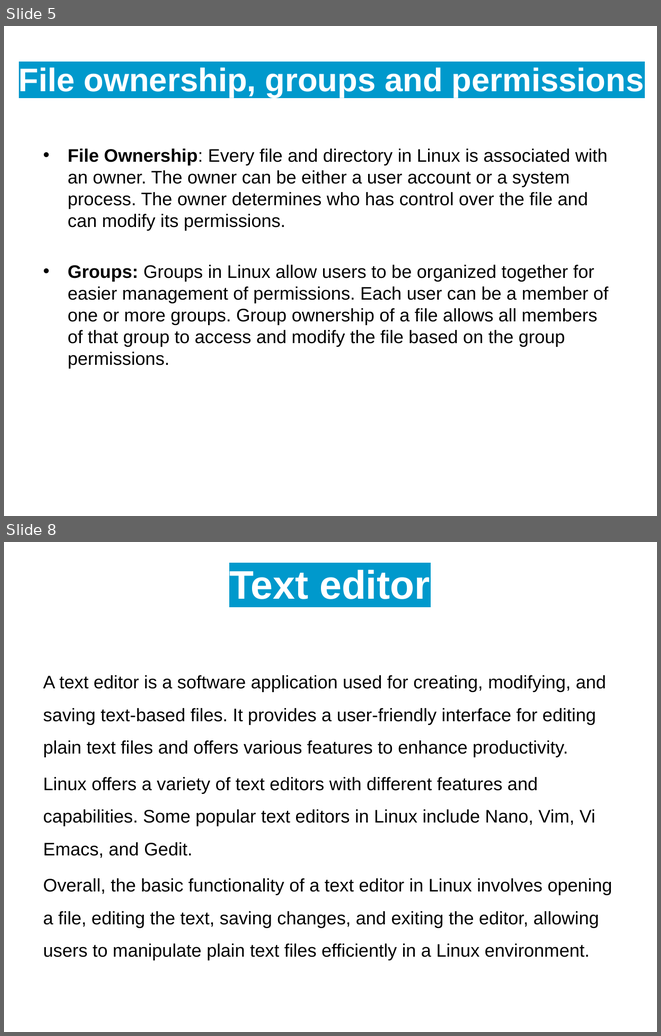
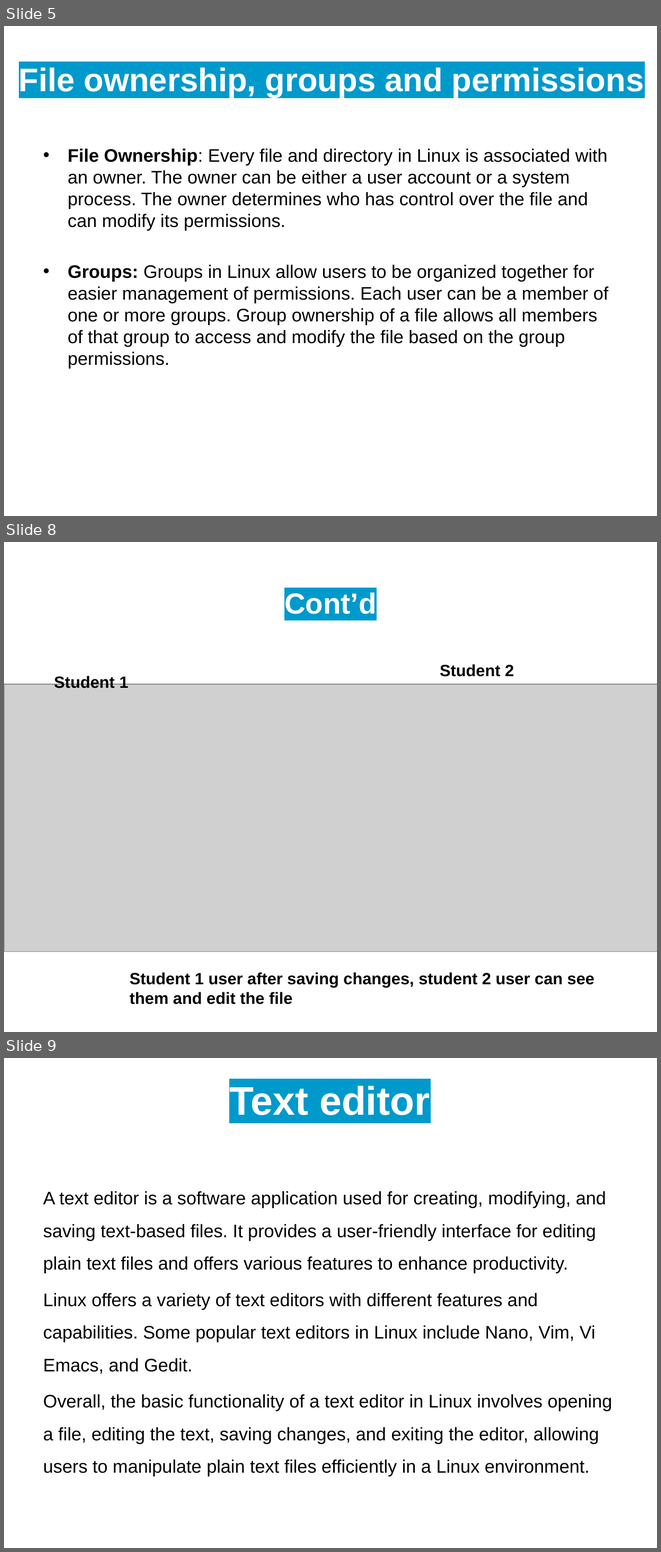
Before and after one commit to achille250/Linux, a slide deck: Linux project.pptx. Shown one above the other, each under a label of ours: slides 5 and 8 before the commit, slides 5, 8 and 9 after it; the slides between them are not shown. The pictures are 661x1036 and 661x1552 pixels, drawn with LibreOffice and Linux fonts; fonts in the diff are those of the drawing; grey boxes stand for pictures; background and template pictures are left out. Boxes give left, top, right and bottom in pixels: in the first picture for what was removed or moved away, otherwise in the second. Text is boxed around its words. In the diff, an @@ line names an element or a change of style, - is before the commit and + after.

```diff
--- a/Linux project.pptx
+++ b/Linux project.pptx
@@ slide 8 added at (4, 542, 657, 1032), background picture (left out) @@
@@ title added at (284, 592, 376, 614), 32 pt, text #FFFFFF, bold @@
+Cont’d
@@ text added at (440, 664, 514, 677), 18 pt, text #000000, bold @@
+Student 2
@@ picture added at (4, 685, 657, 951) @@
@@ text added at (54, 675, 129, 688), 18 pt, text #000000, bold @@
+Student 1
@@ text added at (130, 972, 594, 1004), 18 pt, text #000000, bold @@
+Student 1 user after saving changes, student 2 user can see them and edit the file
@@ what was slide 8 is now slide 9 @@
```
Also in this commit, not shown: 3 slides changed, 1 other slide added, 1 slide removed.
